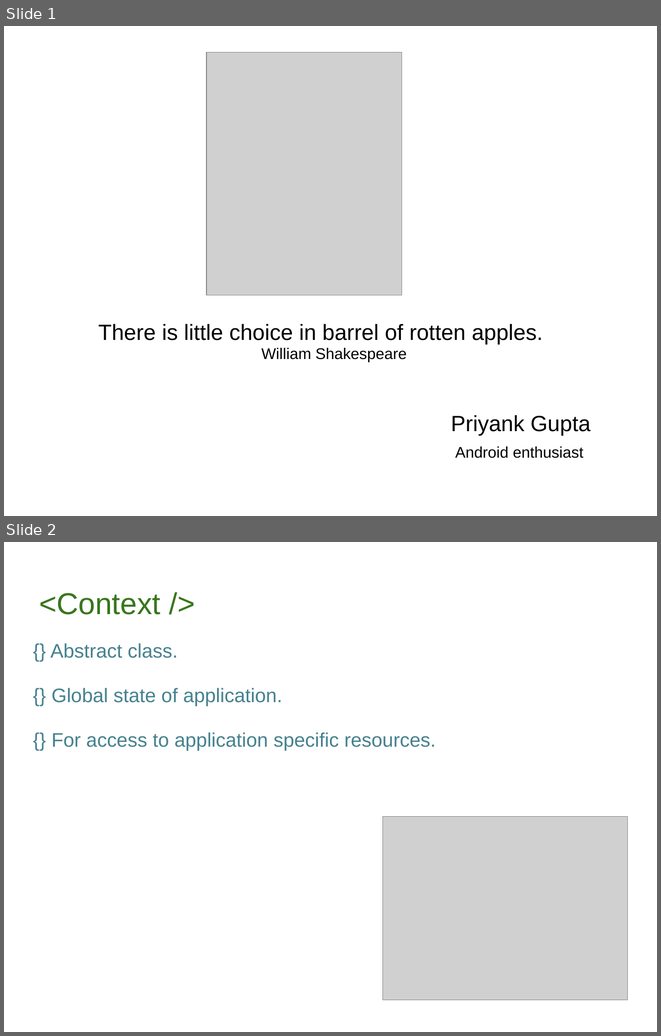
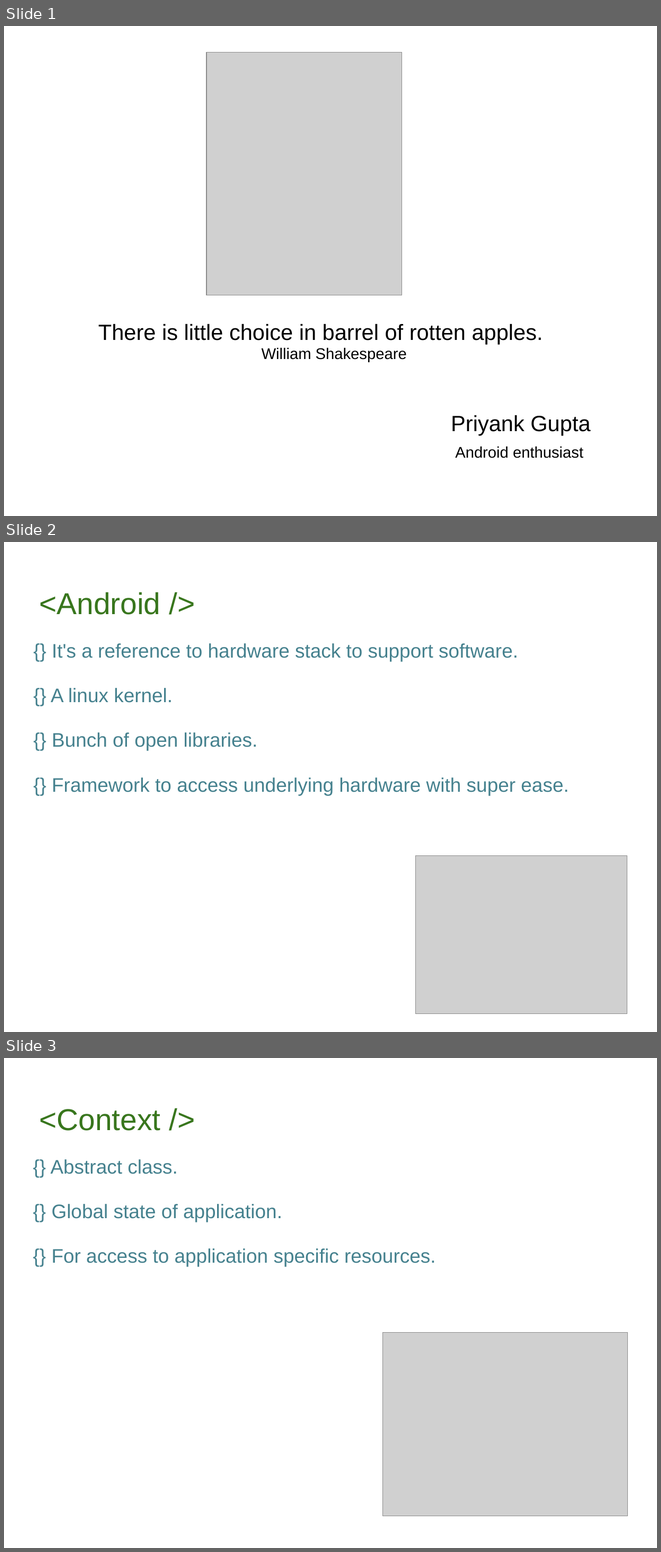
Before and after one commit to priyaaank/DevCampDemo, a slide deck: AndroidWorkshop.ppt. Shown one above the other, each under a label of ours: slides 1 and 2 before the commit, slides 1, 2 and 3 after it. The pictures are 661x1036 and 661x1552 pixels, drawn with LibreOffice and Linux fonts; fonts in the diff are those of the drawing; grey boxes stand for pictures. Boxes give left, top, right and bottom in pixels: in the first picture for what was removed or moved away, otherwise in the second. Text is boxed around its words. In the diff, an @@ line names an element or a change of style, - is before the commit and + after.

```diff
--- a/AndroidWorkshop.ppt
+++ b/AndroidWorkshop.ppt
@@ slide 2 added at [4, 542, 657, 1032], background #FFFFFF @@
@@ text added at [39, 592, 160, 615], 37 pt, text #38761D @@
+<Android />
@@ text added at [51, 643, 568, 795], 24 pt, text #45818E @@
+{} It's a reference to hardware stack to support software.
+{} A linux kernel.
+{} Bunch of open libraries.
+{} Framework to access underlying hardware with super ease.
@@ picture added at [415, 855, 627, 1013] @@
@@ what was slide 2 is now slide 3 @@
```
Also in this commit, not shown: 2 slides changed, 1 other file.
